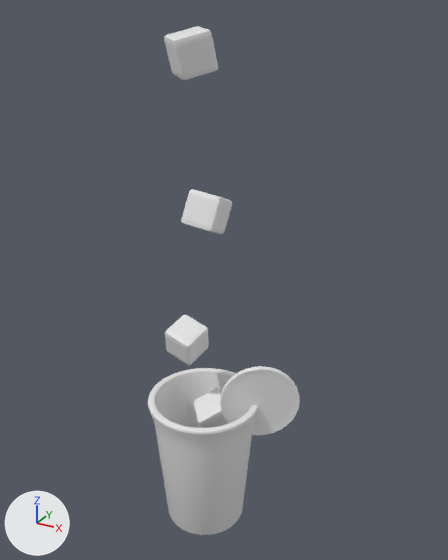
Before and after pictures for a commit that changed the OBJ model public/assets/drink-baked/blog0015.obj.
Before and after are seen from a 50 mm lens placed at (6.96, -11.57, 12.91), pointed at (0.41, 0.33, 6.96). Every picture has the same lights, and +X, +Y and +Z are marked at lower left. The first picture is the older version. Where no turn or scale is listed for an object, it has been applied to the vertices.

The older version as bpy lines, for what is in view:
```python
me_circle_001 = bpy.data.meshes.new('Circle.001')
me_circle_001.from_pydata(...)  # 834 vertices, 832 faces; spans x 0.5..2.3, y -0.15..0.97, z 2.77..4.78
me_cube_002 = bpy.data.meshes.new('Cube.002')
me_cube_002.from_pydata(...)  # 386 vertices, 384 faces; spans x -0.324..0.586, y -0.46..0.554, z 8.144..9.212
me_cube_003 = bpy.data.meshes.new('Cube.003')
me_cube_003.from_pydata(...)  # 386 vertices, 384 faces; spans x -0.579..0.556, y -0.87..0.321, z 11.583..12.556
me_cylinder = bpy.data.meshes.new('Cylinder')
me_cylinder.from_pydata(...)  # 960 vertices, 898 faces; spans x -1.44..1.44, y -1.44..1.44, z 0.0..3.71
me_plane = bpy.data.meshes.new('Plane')
me_plane.from_pydata(...)  # 252 vertices, 74 faces; spans x -1.31..1.31, y -1.3..1.3, z 3.01..3.13
ob_circle_001 = bpy.data.objects.new('Circle.001', me_circle_001)
ob_circle_001.location = (0.0, 0.0, 0.0)
ob_cube_002 = bpy.data.objects.new('Cube.002', me_cube_002)
ob_cube_002.location = (0.0, 0.0, 0.0)
ob_cube_003 = bpy.data.objects.new('Cube.003', me_cube_003)
ob_cube_003.location = (0.0, 0.0, 0.0)
ob_cylinder = bpy.data.objects.new('Cylinder', me_cylinder)
ob_cylinder.location = (0.0, 0.0, 0.0)
ob_plane = bpy.data.objects.new('Plane', me_plane)
ob_plane.location = (0.0, 0.0, 0.0)
# also in view: 'Cube' at (0.24, 0.19, 3.19); 'Cube.001' at (-0.48, 0.01, 5.25)
```
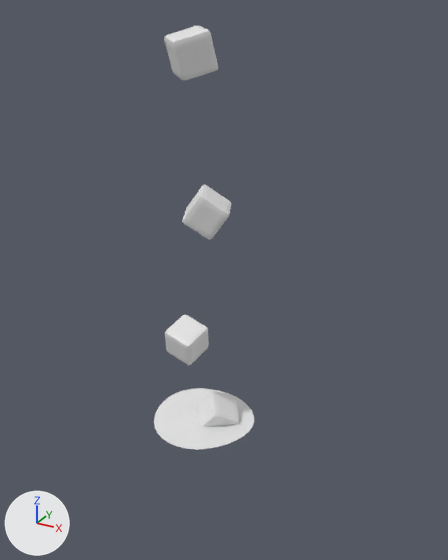
Changed parts and their boxes [x1, y1, x2, y2] in the pictures (448 x 560 px; the box of a moved part takes in the faces that stretch with it):
'Cylinder', deleted
    before: [148, 368, 259, 535]
'Circle.001', deleted
    before: [220, 366, 300, 435]
'Cube.002', reshaped (22% taller)
    before: [181, 189, 232, 234]
    after: [182, 185, 232, 240]
part 2 of me_plane, moved or reshaped (not visible before)
    after: [154, 388, 254, 450]

The change, as a list of edits to the scene's bpy script:
```text
Change me_cube_002:
    used by ob_cube_002; location = (0.0, 0.0, 0.0)
    remove me_cube_002.from_pydata(...)  # 386 vertices, 384 faces; spans x -0.324..0.586, y -0.46..0.554, z 8.144..9.212
    add me_cube_002.from_pydata(...)  # 386 vertices, 384 faces; spans x -0.493..0.755, y -0.498..0.592, z 8.123..9.233
    me_cube_002 part 1: the whole mesh is multiplied about its middle by the matrix ((0.405, 0.898, 0.17), (-0.914, 0.389, 0.118), (0.04, -0.203, 0.978))
Change me_plane:
    used by ob_plane; location = (0.0, 0.0, 0.0)
    remove me_plane.from_pydata(...)  # 252 vertices, 74 faces; spans x -1.31..1.31, y -1.3..1.3, z 3.01..3.13
    add me_plane.from_pydata(...)  # 216 vertices, 159 faces; spans x -1.31..1.31, y -1.31..1.31, z 3.01..3.13
    me_plane part 2: 12 vertices moved from x -1.28..1.28, y -1.28..1.28, z 3.05..3.13 to x -1.29..1.29, y -1.29..1.29, z 3.05..3.13; 186 vertices removed from x -1.31..1.31, y -1.3..1.3, z 3.01..3.13; 150 vertices added at x -1.29..1.29, y -1.31..1.31, z 3.01..3.13
Remove ob_circle_001:
    ob_circle_001 = bpy.data.objects.new('Circle.001', me_circle_001)
    ob_circle_001.location = (0.0, 0.0, 0.0)
Remove ob_cylinder:
    ob_cylinder = bpy.data.objects.new('Cylinder', me_cylinder)
    ob_cylinder.location = (0.0, 0.0, 0.0)
```
